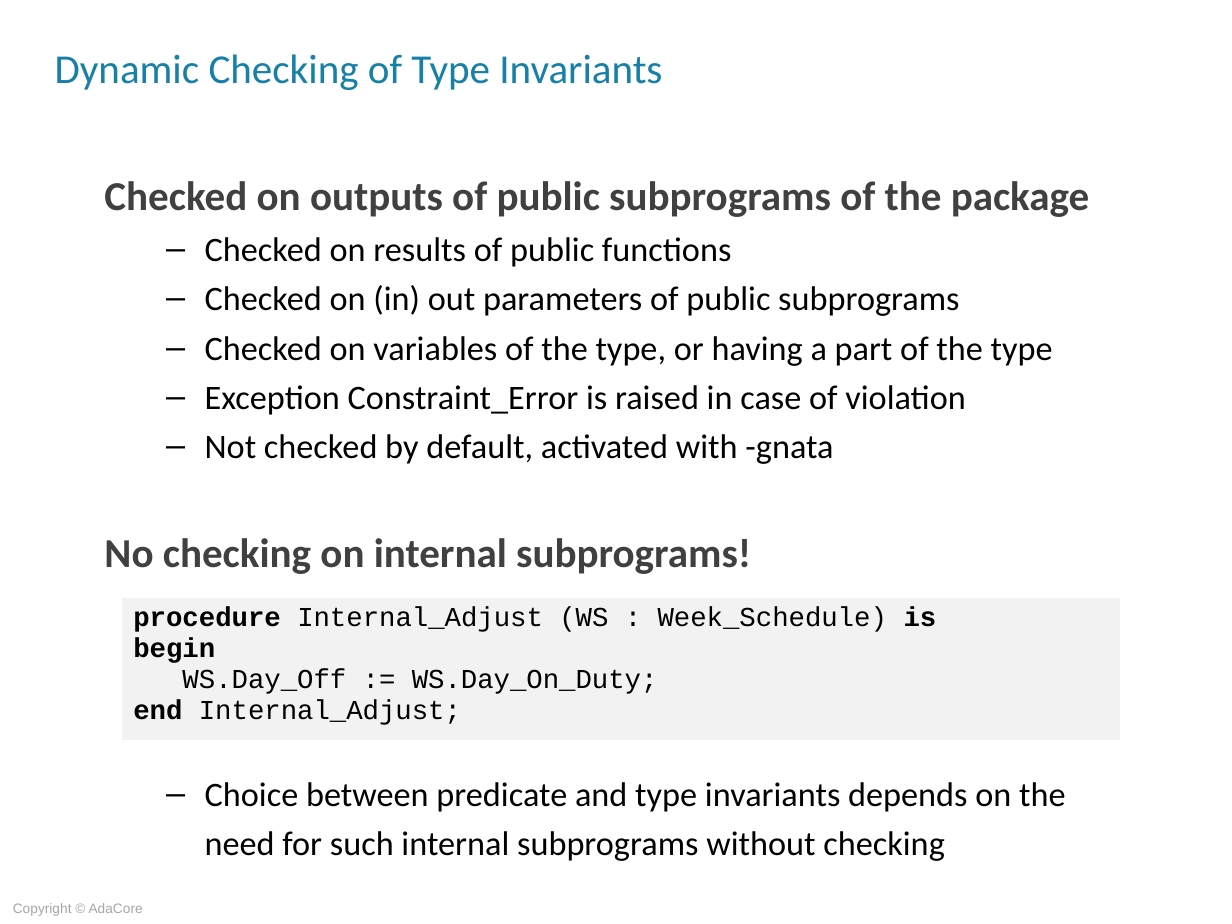
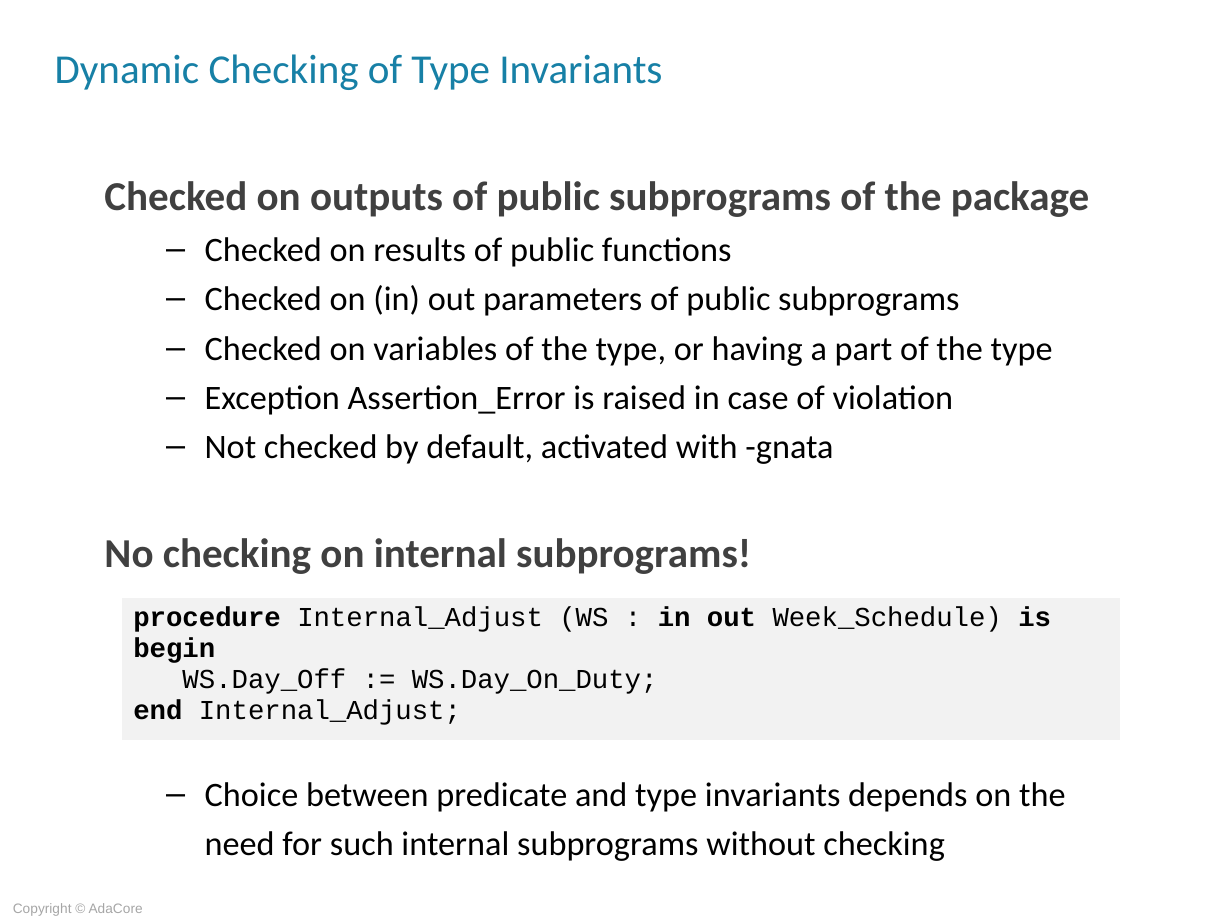
Before and after one commit to AdaCoreU/Courses, a slide deck: slide 9 of lectures/06_SPARK_2014/Type_Contracts.ppt. Drawn at 1232x924 pixels with LibreOffice and Linux fonts; fonts in the diff are those of the drawing; background and template pictures are left out. Boxes give left, top, right and bottom in pixels: in the first picture for what was removed or moved away, otherwise in the second. Text is boxed around its words. In the diff, an @@ line names an element or a change of style, - is before the commit and + after.

```diff
--- a/lectures/06_SPARK_2014/Type_Contracts.ppt
+++ b/lectures/06_SPARK_2014/Type_Contracts.ppt
@@ text at (205,385,953,415): text changed @@
-  – Exception Constraint_Error is raised in case of violation
+  – Exception Assertion_Error is raised in case of violation
@@ table at (121,598,1120,740) @@
-row 1, column 1: procedure Internal_Adjust (WS : Week_Schedule) is / begin / WS.Day_Off := WS.Day_On_Duty; / end Internal_Adjust;
+row 1, column 1: procedure Internal_Adjust (WS : in out Week_Schedule) is / begin / WS.Day_Off := WS.Day_On_Duty; / end Internal_Adjust;
```
Also in this commit, not shown: 3 other slides changed, 3 other files.
